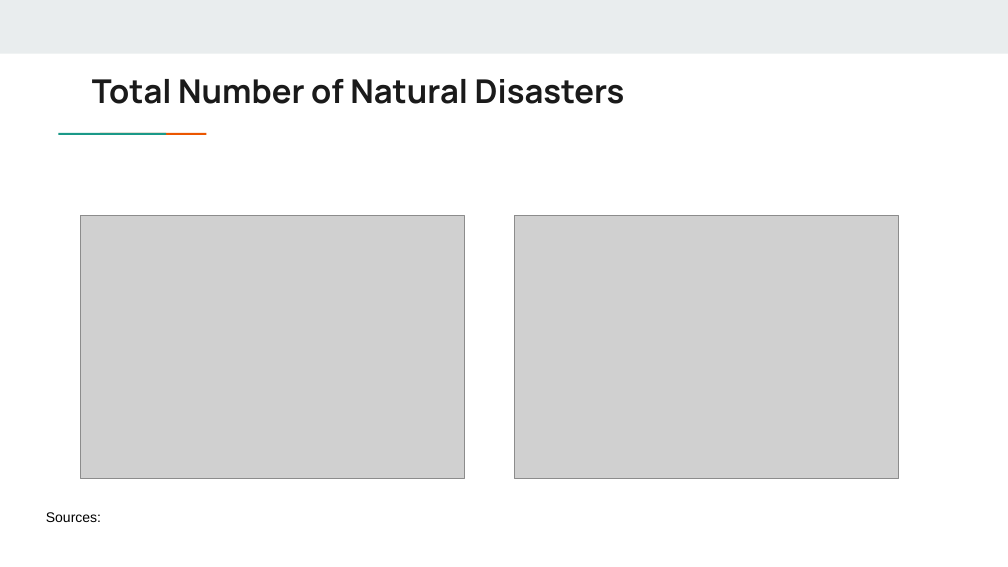
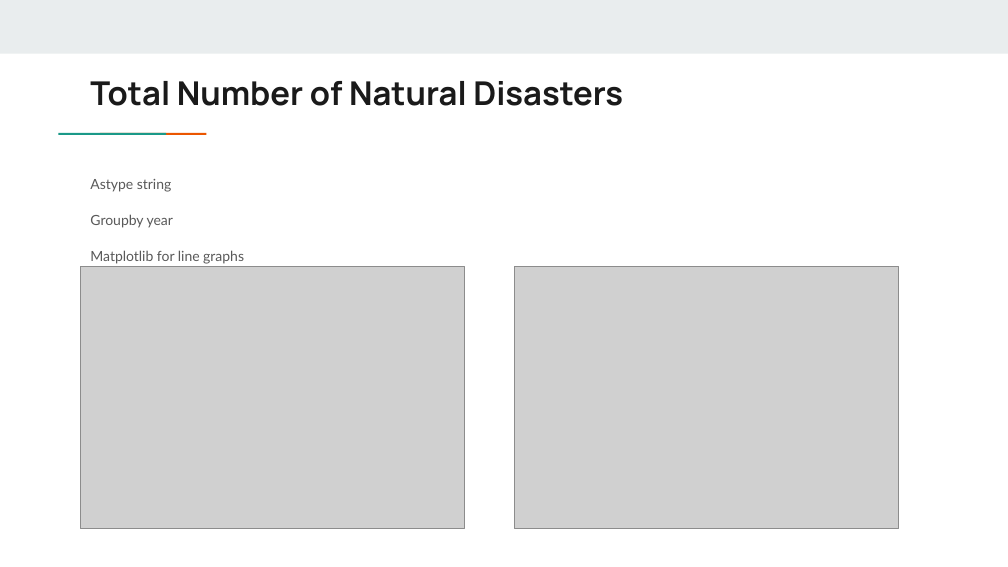
Before and after one commit to verevar/etl-project, a slide deck: slide 8 of ETL Extract, Transform, Load Natural Disasters.pptx (slide 7 before the commit). Drawn at 1008x567 pixels with LibreOffice and Linux fonts; fonts in the diff are those of the drawing; grey boxes stand for pictures. Boxes give left, top, right and bottom in pixels: in the first picture for what was removed or moved away, otherwise in the second. Text is boxed around its words. In the diff, an @@ line names an element or a change of style, - is before the commit and + after.

Commit message:
Final Presentation

```diff
--- a/ETL Extract, Transform, Load Natural Disasters.pptx
+++ b/ETL Extract, Transform, Load Natural Disasters.pptx
@@ text added at box(90, 179, 244, 264), 10 pt, text #595959 @@
+Astype string
+Groupby year
+Matplotlib for line graphs
@@ picture: place and size @@
-picture at box(81, 216, 465, 479)
+picture at box(81, 266, 465, 529)
@@ picture: place and size @@
-picture at box(514, 216, 898, 479)
+picture at box(514, 266, 898, 529)
@@ text removed at box(46, 512, 101, 522) @@
-Sources:
```
Also in this commit, not shown: 5 other slides changed, 4 slides added, 3 slides removed.
